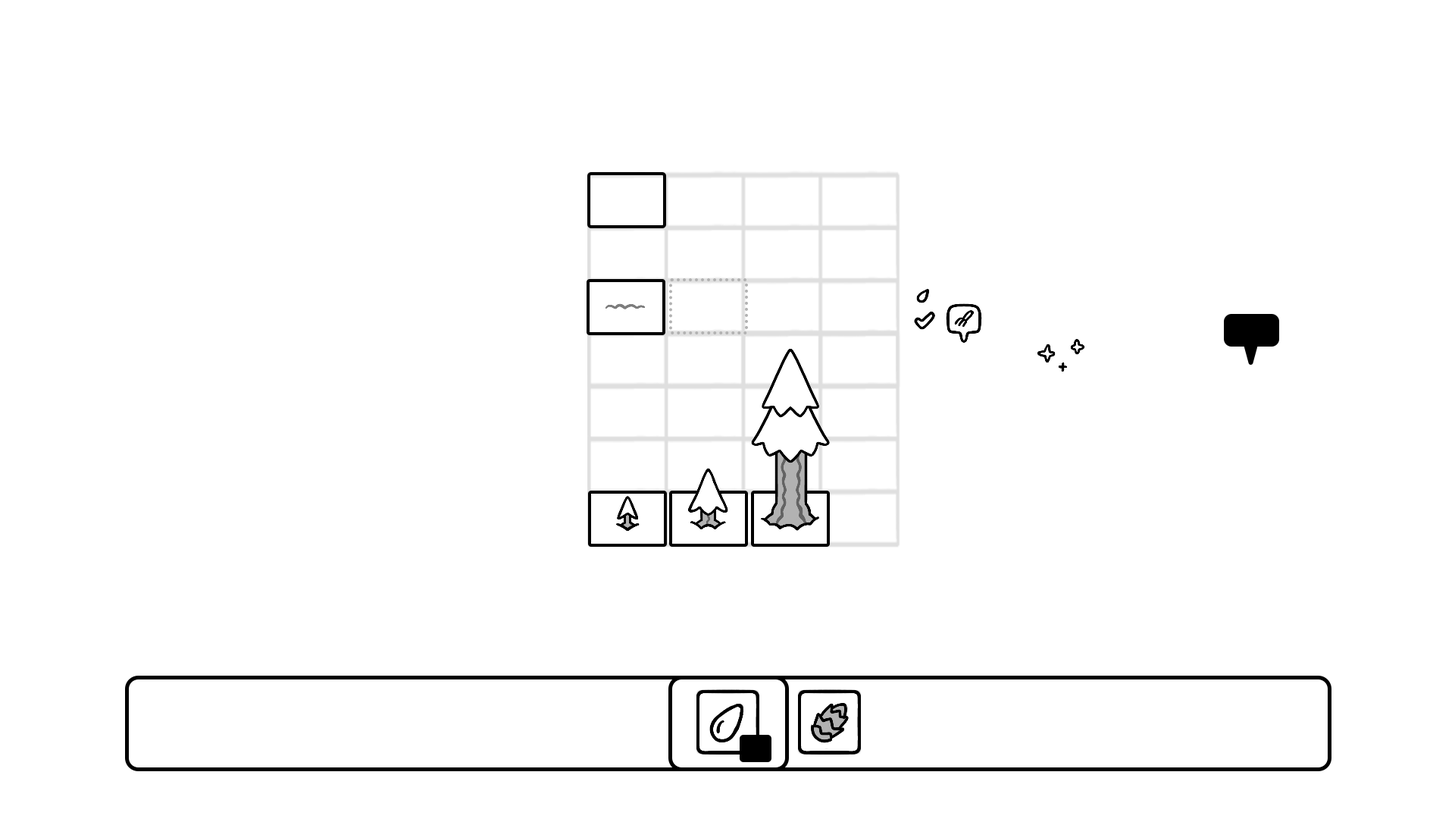
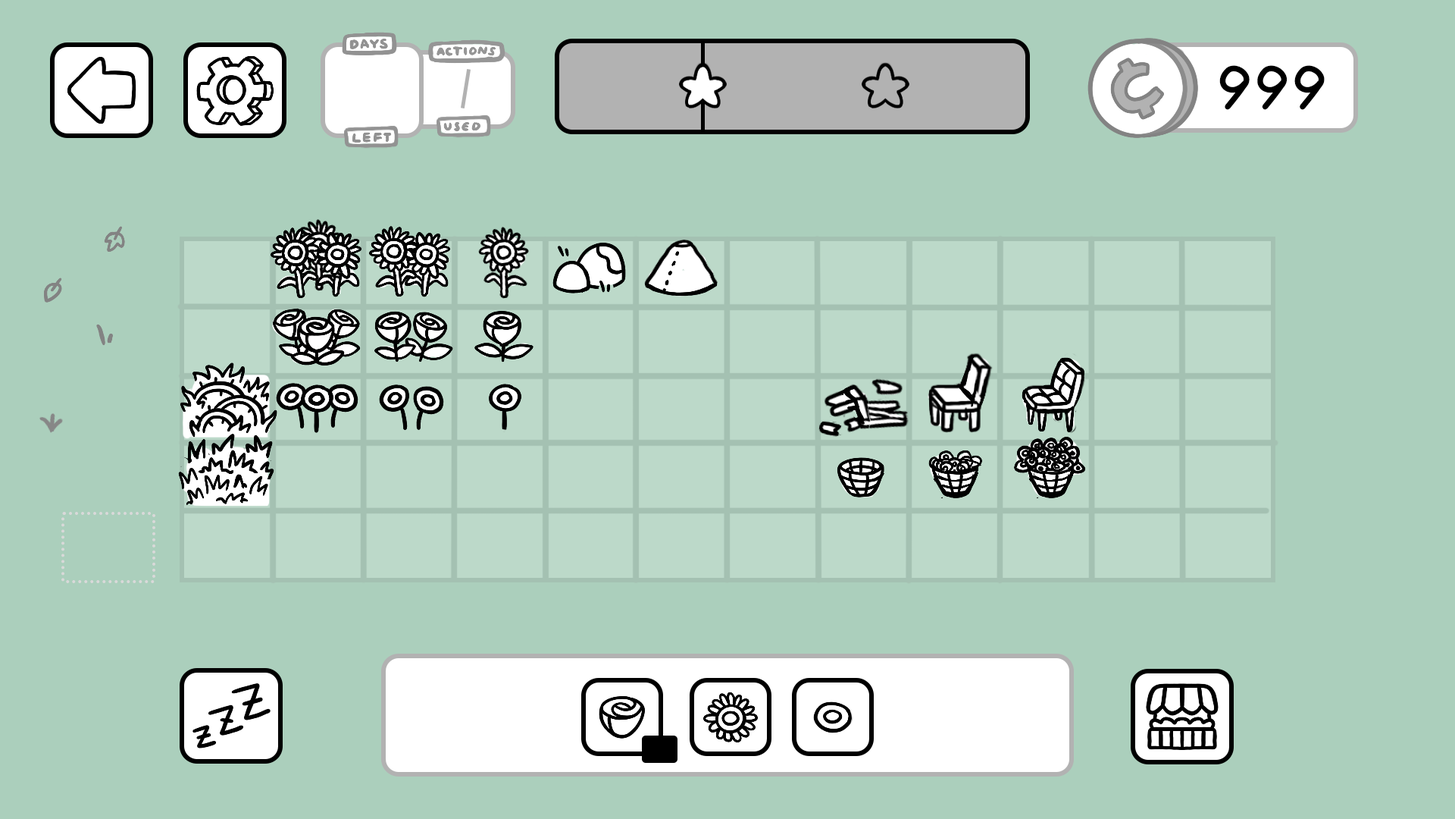
Before/after of a w=1455, h=819 layered artwork. What changed in the layer stack:
added group "UI" with 31 layers in group "GameScene" over [50, 31, 1359, 149]
added group "ProgressBar" with 7 layers in group "UI" over [554, 38, 1031, 135]
added layer "progressOutline" in group "ProgressBar" over [554, 38, 1031, 135]
added layer "progressFill" in group "ProgressBar" over [556, 40, 1028, 132]
added group "moneyLabel" with 6 layers in group "UI" over [1087, 37, 1359, 138]
moved "Inventory" above "LevelUpScreen" over [179, 653, 1234, 777]
removed layer "wideInventory" from group "GameScene" over [125, 675, 1332, 771]
added layer "inventoryOutline" in group "Inventory" over [381, 653, 1075, 777]
moved "lines" into group "cardRoses", painted on it over [741, 248, 962, 755]
moved "background" (1st of 2, in "GameScene" › "Shop" › "cardRoses") into group "cardRoses", painted on it over [742, 247, 962, 754]
hid group "Dialog" (2 layers) over [1224, 182, 1390, 365]
painted on "dialogWindow" over [1224, 182, 1390, 347]
added group "Upgradables" with 20 layers in group "GameScene" over [818, 352, 1088, 498]
moved "emptyField" into group "GameScene" over [61, 278, 749, 583]
renamed "basicField" to "empty", painted on it over [61, 278, 749, 583]
removed group "Tree" (20 layers) from group "Plants" over [588, 347, 830, 547]
added group "exampleField" (20%) with 2 layers in group "GameScene" over [176, 234, 1280, 585]
added layer "Ebene 38" in group "exampleField" over [176, 234, 1280, 585]
added layer "Rechteck 4" in group "exampleField" over [179, 236, 1276, 583]
renamed "Sparkles" to "sparkles", hid the group it (8 layers) over [548, 307, 1085, 372]
painted on "sparkle_1" (2nd of 2, in "GameScene" › "sparkles" › "sparkle_1") over [581, 314, 1068, 372]
removed layer "basisGrid" (was 13%) from group "GameScene" over [587, 170, 901, 549]
painted on "Hintergrund" over [0, 0, 1455, 819]
…and 152 more changes (106 added, 6 painted, 37 removed, 4 renamed, 3 stack)
